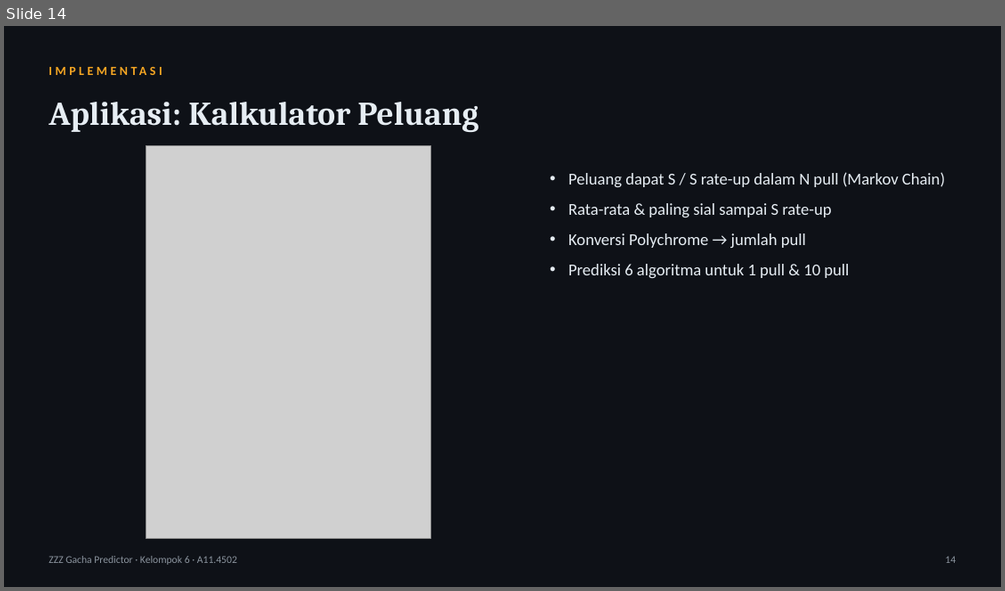
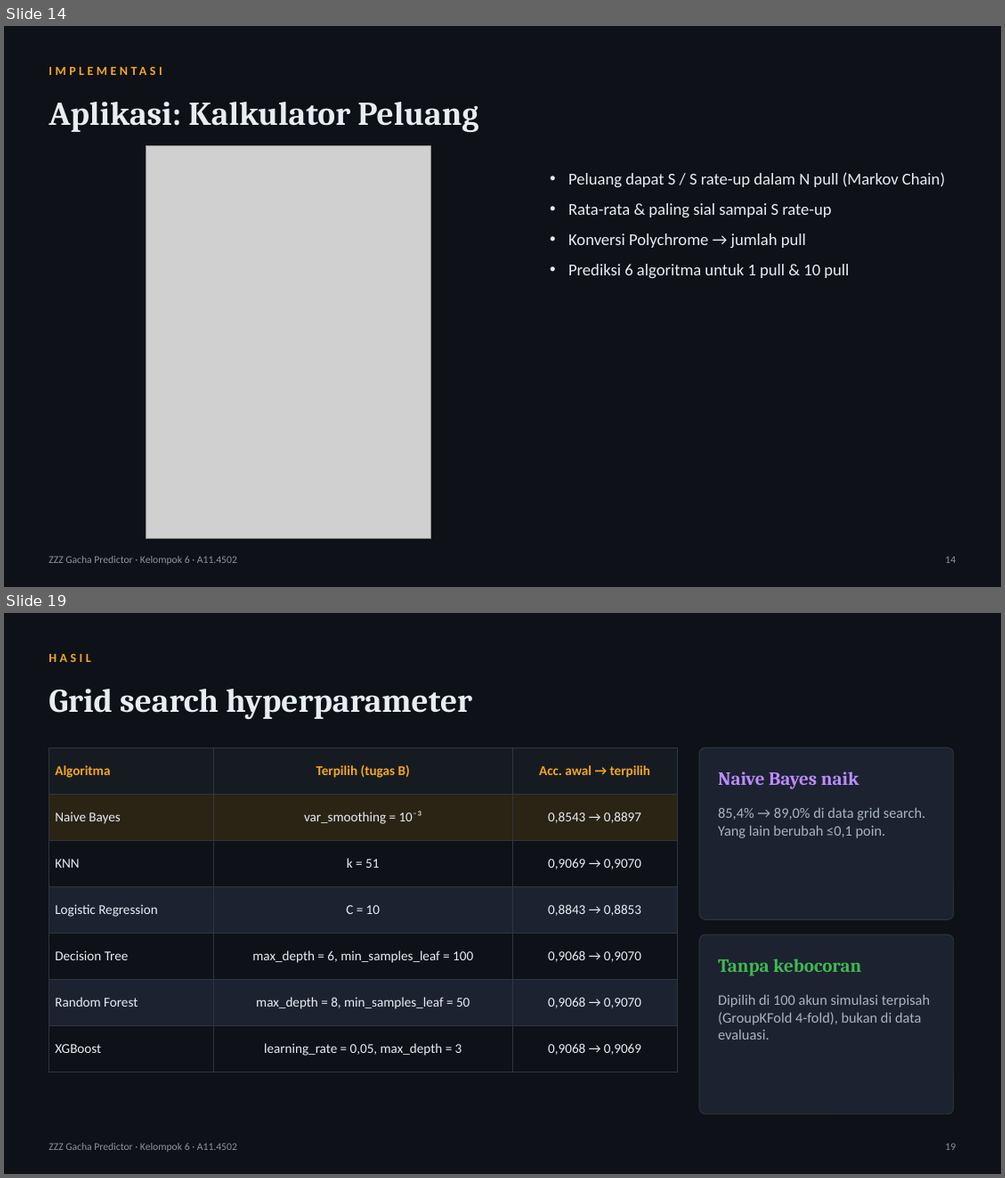
Before and after one commit to tehgeii/project-data-mining, a slide deck: docs/tugas/UAS_Slide_Kelompok6_A11.4502.pptx. Shown one above the other, each under a label of ours: slide 14 before the commit, slides 14 and 19 after it; the slides between them are not shown. The pictures are 1005x591 and 1005x1178 pixels, drawn with LibreOffice and Linux fonts; fonts in the diff are those of the drawing; grey boxes stand for pictures. Boxes give left, top, right and bottom in pixels: in the first picture for what was removed or moved away, otherwise in the second. Text is boxed around its words. In the diff, an @@ line names an element or a change of style, - is before the commit and + after.

Commit message:
Tambah grid search, uji signifikansi, dan tab pola soft pity
- Hyperparameter keenam algoritma dipilih dengan GridSearchCV (GroupKFold
  4-fold) pada 100 akun simulasi tambahan yang tidak dipakai untuk evaluasi.
  Pada eksperimen data asli, grid search diulang di dalam setiap fold
  (nested cross-validation).
- Uji t berpasangan terkoreksi (Nadeau & Bengio, 2003) terhadap model
  berakurasi tertinggi, termasuk penanda bila beberapa model seri.
- Halaman Perbandingan Algoritma: tab "Pola soft pity", tabel uji
  signifikansi, hyperparameter hasil grid search, dan pengaruh grid search
  pada data asli.
- Proposal, laporan, dan slide kini membaca tabel serta angka hasil langsung
  dari models/report.json (rep.js); subbab teori baru 2.7, Bab IV disusun
  ulang (hasil grid search dan uji signifikansi), grafik dan tangkapan layar
  dibuat ulang.
- LAPORAN.md, README, dan tanya jawab di PANDUAN_PENGUMPULAN disesuaikan.

```diff
--- a/docs/tugas/UAS_Slide_Kelompok6_A11.4502.pptx
+++ b/docs/tugas/UAS_Slide_Kelompok6_A11.4502.pptx
@@ slide 19 added at (4, 613, 1001, 1174), background #0E1117 @@
@@ text added at (48, 654, 90, 662), 12 pt, text #F5A623, bold @@
+HASIL
@@ text added at (48, 689, 472, 719), 32 pt, text #E6EDF3, bold @@
+Grid search hyperparameter
@@ table added at (48, 747, 677, 1059), 7 rows, 3 columns @@
+Algoritma | Terpilih (tugas B) | Acc. awal → terpilih
+Naive Bayes | var_smoothing = 10⁻³ | 0,8543 → 0,8897
+KNN | k = 51 | 0,9069 → 0,9070
+Logistic Regression | C = 10 | 0,8843 → 0,8853
+Decision Tree | max_depth = 6, min_samples_leaf = 100 | 0,9068 → 0,9070
+Random Forest | max_depth = 8, min_samples_leaf = 50 | 0,9068 → 0,9070
+XGBoost | learning_rate = 0,05, max_depth = 3 | 0,9068 → 0,9069
@@ rounded rectangle added at (699, 747, 954, 919), fill #1C2230, outline #30363D 0.75 pt @@
@@ text added at (718, 771, 859, 789), 18 pt, text #BC8CFF, bold @@
+Naive Bayes naik
@@ text added at (718, 807, 925, 838), 14 pt, text #A9B4C2 @@
+85,4% → 89,0% di data grid search. Yang lain berubah ≤0,1 poin.
@@ rounded rectangle added at (699, 934, 954, 1114), fill #1C2230, outline #30363D 0.75 pt @@
@@ text added at (718, 958, 861, 976), 18 pt, text #3FB950, bold @@
+Tanpa kebocoran
@@ text added at (718, 994, 930, 1039), 14 pt, text #A9B4C2 @@
+Dipilih di 100 akun simulasi terpisah (GroupKFold 4-fold), bukan di data evaluasi.
@@ text added at (48, 1143, 237, 1151), 10 pt, text #8B949E @@
+ZZZ Gacha Predictor · Kelompok 6 · A11.4502
@@ text added at (945, 1143, 955, 1150), 10 pt, text #8B949E @@
+19
```
Also in this commit, not shown: 9 slides changed, 1 other slide added, 25 other files.
